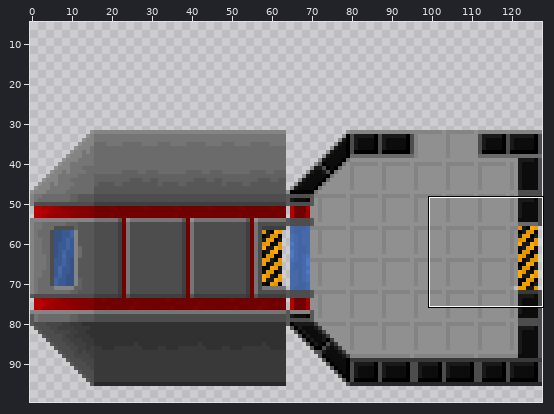
A sprite sheet gets an edit: textures/2023/base.png. Above, an overview of the earlier version with the close-up marked.
Close-up. As it was:
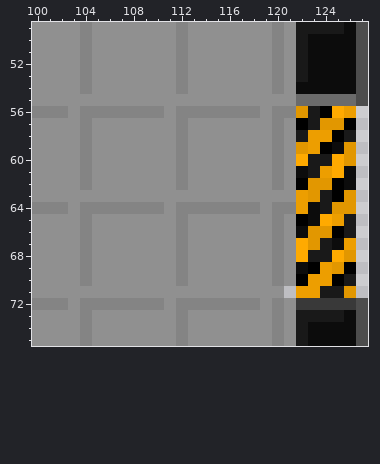
The file is 128x128 pixels. Colours within 5 levels of each other are drawn and written as one. Shown: x 100..127, y 49..75. The wide view leaves out empty margins. The commit also changed other parts of the picture, which this record leaves out.
The same view after the edit:
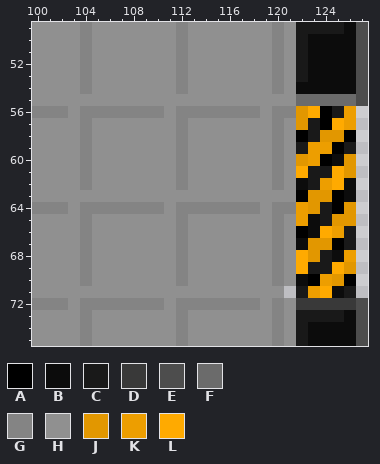
Palette (. is transparent): A #000000  B #0c0c0c  C #191919  D #393939  E #4d4d4d  F #6b6b6b  G #848484  H #909090  J #e29700  K #ed9e00  L #ffaa00
Diff:
@@ x 120..127 @@
 55 HHFFFFFE
-56 GGJCALK.
-57 GHACJJA.
-58 GHCKKAC.
-59 GHJKABJ.
-60 GHLCCLJ.
-61 GHBCKLB.
-62 GHAJJAB.
-63 HHKJCAJ.
-64 GGKBCJJ.
-65 GHABLKC.
-66 GHBJJAC.
-67 GHLJCBK.
-68 GHLCCLJ.
-69 GHBAKJA.
-70 GHAKKAC.
-71 H.KKCCJ.
+56 GGJLACK.
+57 GHJCALK.
+58 GHACJJA.
+59 GHCKKAC.
+60 GHJKABJ.
+61 GHLCCLJ.
+62 GHBCKLB.
+63 HHAJJAB.
+64 GGKJCAJ.
+65 GHKBCJJ.
+66 GHABLKC.
+67 GHBJJAC.
+68 GHLJCBK.
+69 GHLCCLJ.
+70 GHBAKJA.
+71 H.CKLBC.
 72 GHDDDDDE
